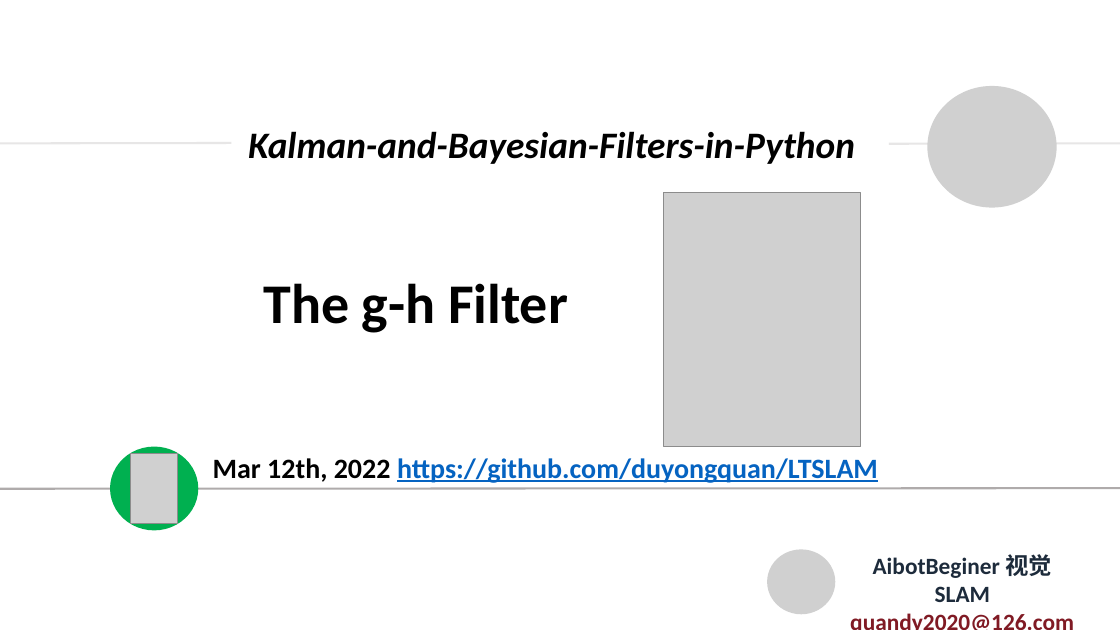
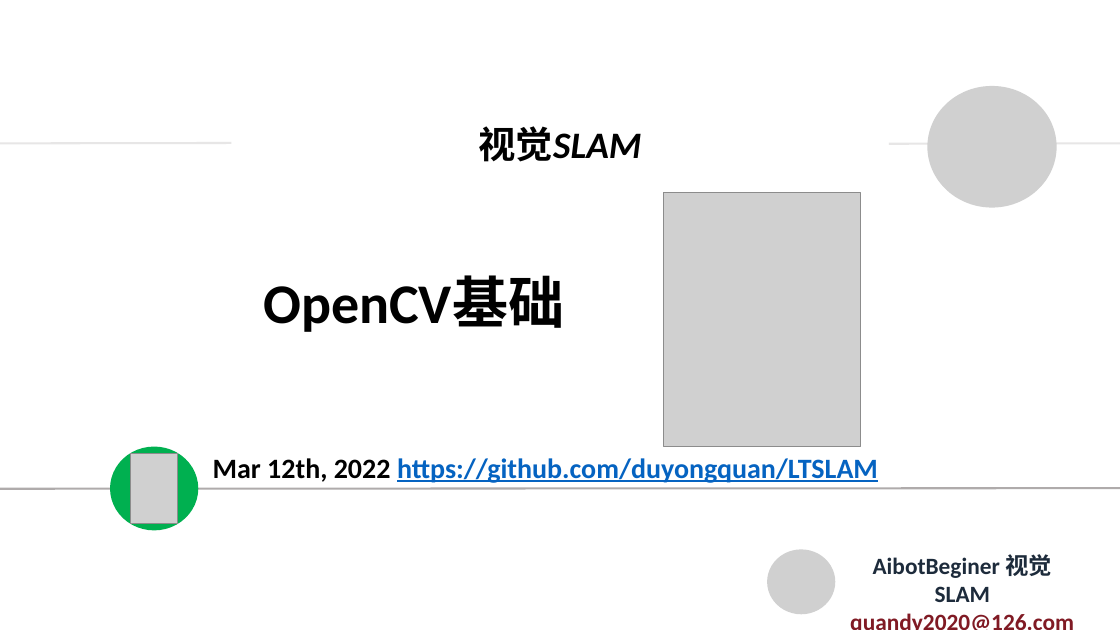
Before and after one commit to duyongquan/LTSLAM, a slide deck: slide 1 of docs/pptx/VINS/06-OpenCV基础.pptx. Drawn at 1120x630 pixels with LibreOffice and Linux fonts; fonts in the diff are those of the drawing; grey boxes stand for pictures. Boxes give left, top, right and bottom in pixels: in the first picture for what was removed or moved away, otherwise in the second. Text is boxed around its words. In the diff, an @@ line names an element or a change of style, - is before the commit and + after.

```diff
--- a/docs/pptx/VINS/06-OpenCV基础.pptx
+++ b/docs/pptx/VINS/06-OpenCV基础.pptx
@@ text at (478,126,641,162): text changed @@
-Kalman-and-Bayesian-Filters-in-Python
+视觉SLAM
@@ text at (263,276,564,332): text changed @@
-The g-h Filter
+OpenCV基础
```
Also in this commit, not shown: 1 other slide changed, 11 slides added, 26 slides removed, 5 other files.
